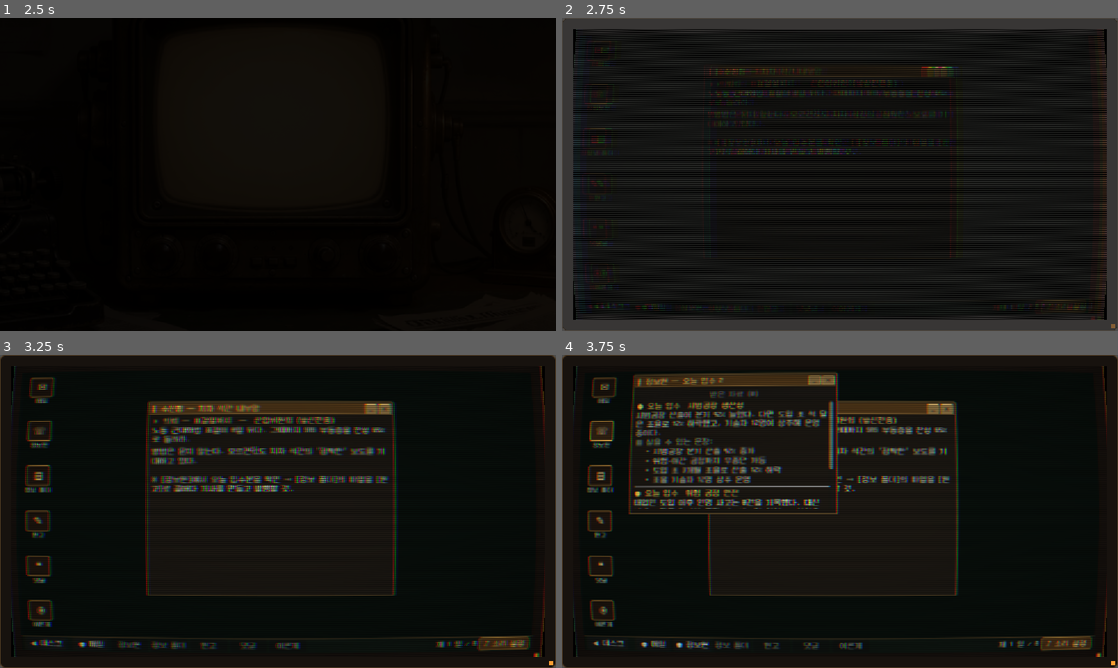
Above: before the commit, frames 1-4 (two rows, left to right).
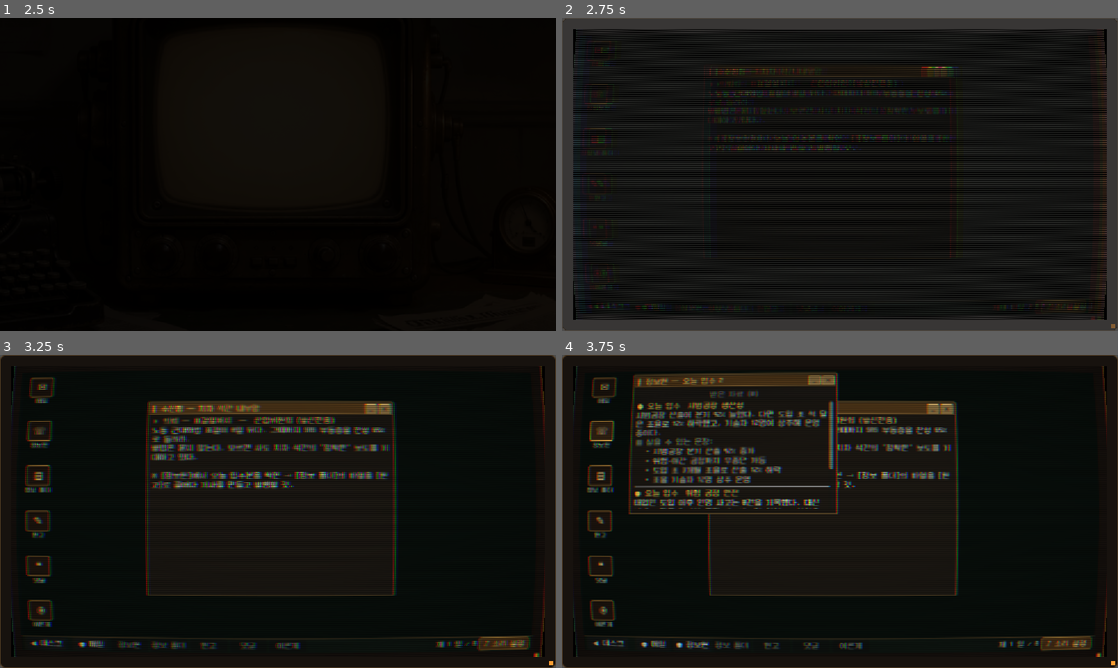
Above: after the commit, the same moments.

Repository: JiwonKim-kr/artificer-pipeline
Game: Godot game, scene res://scenes/main.tscn
Two runs of this game, one before a commit and one after it. Both use one fixed random seed, a clock stepped at 60 frames per second and the inputs below. Sound files missing from this copy of the repository are replaced by a short silence.
Inputs (mouse positions are in pixels of both pictures, inside the frame that each line leads up to):
- Up to frame 1 (2.5 s): click (278, 174) at 0.5 s; click (278, 130) at 1.25 s; click (278, 130) at 2 s
- Up to frame 2 (2.75 s): no input
- Up to frame 3 (3.25 s): click "✉" at 2.75 s
- Up to frame 4 (3.75 s): click "☏" at 3.5 s

Frame 1 is identical in both runs. In frame 2, 0.9% of the frame differs, in the area x 26-71%, y 28-44%; in frame 3, 3.3%, in the area x 27-71%, y 28-44%; in frame 4, 1.2%.

Commit message:
[play build] 게임 텍스트 정리 — 한자 제거·편집장 대사 자연화
- 한자 제거: 모르겐社 → 모르겐 사(전 위치), 대사 속 (角) 삭제, 주석 표현层 → 표현층.
- 편집장 컷신 대사: '논조'를 자연스러운 구어로, 문장 중간 이음선(—) 제거,
  문 두드림 문구도 이음선 없이 정리.
- (status 표시줄·댓글의 '논조', 신문 브리핑 등의 이음선은 사용자 확인 후 별도 처리)

Co-Authored-By: Claude Opus 4.8 <noreply@anthropic.com>

Diff:
--- a/src/core/data/content_slice.json
+++ b/src/core/data/content_slice.json
@@ -145,7 +145,7 @@
       "fragments": [
         {
           "tag": "불리",
-          "text": "모르겐社 재료·공정 전면 비공개"
+          "text": "모르겐 사 재료·공정 전면 비공개"
         },
         {
           "tag": "불리",
@@ -361,14 +361,14 @@
       "title": "발의자 유착",
       "bodies": {
         "찬성각": "산업을 가장 잘 아는 이가 법안을 설계했다. 소여 위원장의 지분 취득은 발의보다 3년이나 앞섰다.",
-        "중립": "발의자 소여 위원장이 모르겐社 대주주로 확인됐다. 지분 취득은 발의 3년 전이며, 본인은 이해충돌이 아니라 해명했다.",
+        "중립": "발의자 소여 위원장이 모르겐 사 대주주로 확인됐다. 지분 취득은 발의 3년 전이며, 본인은 이해충돌이 아니라 해명했다.",
         "반대각": "법을 만든 자가 그 법으로 배를 불릴 회사의 대주주였다. 수위권 지분 앞에서 '실무자의 법'이라는 말은 공허하다."
       },
       "turn": 6,
       "fragments": [
         {
           "tag": "불리",
-          "text": "소여 위원장이 모르겐社 대주주"
+          "text": "소여 위원장이 모르겐 사 대주주"
         },
         {
           "tag": "불리",
@@ -481,7 +481,7 @@
     },
     "F16": {
       "topic": "인격",
-      "title": "모르겐社의 조용한 폐기",
+      "title": "모르겐 사의 조용한 폐기",
       "bodies": {
         "찬성각": "논란이 된 유닛의 해체는 결함 회수의 통상 절차다. 정해진 순서를 두고 음모를 말하는 것은 과하다.",
         "중립": "'일곱이' 보도 직후 회사가 해당 유닛의 해체를 지시했다. 사유와 기록은 비공개다.",
--- a/src/core/turn_manager.gd
+++ b/src/core/turn_manager.gd
@@ -11,7 +11,7 @@
 # 압박(외압) 암시 문구 — 수치 비표시, 반대 기사 누적에 따른 단계별 노출(스토리 §2.3).
 const PRESSURE_HINTS := {
 	1: "편집장이 당신의 기사를 한참 들여다봤다.",
-	2: "모르겐社 홍보실에서 전화가 왔다더라. 반대 기사는 지면이 줄지도 모른다.",
+	2: "모르겐 사 홍보실에서 전화가 왔다더라. 반대 기사는 지면이 줄지도 모른다.",
 	3: "편집국 앞을 '강철 손'이 서성인다. 이번이 마지막 경고다.",
 }
 const PRESSURE_BREAK := 4  # 반대 기사 누적 임계 → 배신파탄
@@ -28,7 +28,7 @@
 var pressure: int = 0  # 반대 스탠스(반대각 기사) 누적 카운터
 var theo_discovered: bool = false  # F15(형 테오) 책상 발견 여부
 var theo_reported: bool = false    # 발견한 형 테오(F15)를 실제로 지면에 실었는가 (후일담 분기)
-# 댓글 반복방어용. model 의 발각 RNG(비트-정확 대조 대상)와 절대 분리한다 — 표현层이라
+# 댓글 반복방어용. model 의 발각 RNG(비트-정확 대조 대상)와 절대 분리한다 — 표현층이라
 # 결정성 불필요, 별도 RNG 로 매 게임 다른 댓글이 나오게 한다.
 var _comment_rng := RandomNumberGenerator.new()
 var _recent_comments: Array = []   # 최근 사용한 댓글 id (쿨다운 큐)
@@ -50,7 +50,7 @@
 	tuning = _load_json(TUNING_PATH)
 	model = OpinionModel.new(cfg, seed)
 	max_turns = int((cfg.get("mission", {}) as Dictionary).get("maxTurns", 8))
-	_comment_rng.randomize()  # 댓글은 표현层 — 매 게임 다르게(발각 RNG 와 무관)
+	_comment_rng.randomize()  # 댓글은 표현층 — 매 게임 다르게(발각 RNG 와 무관)
 
 ## 종료 판정: 발각 DETECT_BREAK회+ → 발각파탄 / 압박 누적 → 배신파탄 / 목표 도달 → 성공
 ## / maxTurns 도달 → 실패 / 그 외 진행("").
--- a/src/ui/main.gd
+++ b/src/ui/main.gd
@@ -66,7 +66,7 @@
 	"성공": "표결일. 부동층이 찬성으로 돌아섰다. 「노동 근대화법」은 통과됐다.",
 	"실패": "표결일. 끝내 여론을 돌리지 못했다. 법안은 보류됐다.",
 	"발각파탄": "당신의 왜곡이 들통났다. 기자 자격을 잃고 편집국을 떠난다.",
-	"배신파탄": "의뢰를 저버린 대가. 모르겐社가 등을 돌리고, 당신은 편집국에서 쫓겨난다.",
+	"배신파탄": "의뢰를 저버린 대가. 모르겐 사가 등을 돌리고, 당신은 편집국에서 쫓겨난다.",
 }
 
 ## 엔딩별 전체화면 배경 그림(없으면 배경 없이 텍스트만).
@@ -770,7 +770,7 @@
 	sc.add_child(body)
 	var paras := [
 		"강철과 매연으로 일어선 제조업 강국 [b]아이젠 공화국[/b]. 그 수도 치차의 의회에 「노동 근대화법」이 상정됐다. 태엽인 — 태엽으로 움직이는 자동인형 — 의 공장 노동을 전면 합법화하고, 인간을 대체할 수 있는 상한마저 철폐하는 법이다.",
-		"발의자는 산업위원회의 하겐 소여 위원장. 최대 제조사 [b]모르겐社[/b]가 시범공장을 앞세워 '생산성 42% 증가'를 내세운다. 위험한 고온 주조·갱도 공정에서 인명 사고가 사라졌다는 것도 찬성 측의 근거다.",
+		"발의자는 산업위원회의 하겐 소여 위원장. 최대 제조사 [b]모르겐 사[/b]가 시범공장을 앞세워 '생산성 42% 증가'를 내세운다. 위험한 고온 주조·갱도 공정에서 인명 사고가 사라졌다는 것도 찬성 측의 근거다.",
 		"그러나 그늘도 짙다. 해고 예고는 8,200명, 재교육 정원은 1,900명뿐. 남은 6,300명의 자리는 계획조차 없다. 태엽인이 들어온 구역에선 남은 노동자의 임금마저 깎였고, 공장 앞에선 노조와 사병이 부딪쳤다. 스스로 이름을 지었다는 한 태엽인을 두고 '자아가 있는가'라는 논쟁까지 불붙었다.",
 		"표결은 여드레 뒤. 올드미디어를 신봉하는 산업가와, 확증에 갇힌 노조 사이에서 승부를 가를 이들은 결국 [b]SNS 부동층[/b] — 흔들리는 젊은 도시민이다. 무엇을 싣고 무엇을 덮느냐에 따라 이 도시의 여론은 어느 쪽으로든 기운다.",
 		"— 그리고 그 지면을 쥔 사람이, 바로 당신이다.",
@@ -1015,7 +1015,7 @@
 	_build_taskbar(os)
 	# 첫 부팅: 의뢰 메일이 도착해 있고, 수신함이 열린 채 시작한다(온보딩).
 	_push_mail("산업위원회 (발신전용)", "의뢰 — 표결일까지",
-		"노동 근대화법 표결이 %d일 뒤다. 그때까지 SNS 부동층을 찬성 %d%%로 돌려라.\n방법은 묻지 않는다. 모르겐社도 치차 석간의 '정확한' 보도를 기대하고 있다.\n\n※ [정보원]에서 오늘 입수분을 확인 → [정보 폴더]의 파일을 [원고]로 끌어다 기사를 만들고 발행할 것." % [
+		"노동 근대화법 표결이 %d일 뒤다. 그때까지 SNS 부동층을 찬성 %d%%로 돌려라.\n방법은 묻지 않는다. 모르겐 사도 치차 석간의 '정확한' 보도를 기대하고 있다.\n\n※ [정보원]에서 오늘 입수분을 확인 → [정보 폴더]의 파일을 [원고]로 끌어다 기사를 만들고 발행할 것." % [
 			_tm.max_turns, int(round(float(_tm.model.config["mission"]["winThreshold"]) * 100.0))])
 	_open_win("mail")
 	_build_settings_panel(os)
@@ -2183,19 +2183,19 @@
 	var border_col: Color = [Color(0.85, 0.62, 0.26), Color(0.9, 0.28, 0.2), Color(1.0, 0.32, 0.24)][ti]
 	# tier별 대사·문 두드림 풀 — 연속 횟수(variant)로 매번 다른 걸 골라 반복감을 줄인다.
 	var bang_pool: Array = [
-		["쿵— 쿵—", "똑, 똑, 똑—", "쿵, 쿵—"],
-		["쾅— 쾅— 쾅—!", "쿵! 쿵! 쿵!", "쾅쾅— 쾅!"],
-		["쾅! 쾅! 쾅! 쾅! 쾅—!!", "콰앙—!! 쾅! 쾅!", "쾅쾅쾅쾅— 쾅!!"]][ti]
+		["쿵, 쿵", "똑, 똑, 똑", "쿵 쿵"],
+		["쾅! 쾅! 쾅!", "쿵! 쿵! 쿵!", "쾅 쾅 쾅!"],
+		["쾅! 쾅! 쾅! 쾅! 쾅!", "콰앙! 쾅! 쾅!", "쾅쾅쾅쾅 쾅!"]][ti]
 	var line_pool: Array = [
 		[
-			"「어이, 방금 그 반대 기사 말인데 — 위에서 안 좋아해. 적당히 하지 그래.」",
-			"「자네, 요즘 논조가 왜 그래? 광고주들 신경 쓰이게 말이야.」",
-			"「그 각(角), 반쯤 접어. 굳이 모르겐社를 긁을 것 없잖나.」",
-			"「모르겐社 홍보실에서 또 전화 왔어. 이봐, 살살 좀 하지.」",
+			"「어이, 방금 그 반대 기사 말인데. 위에서 안 좋아해. 적당히 하지 그래.」",
+			"「자네, 요즘 기사가 왜 그렇게 삐딱해? 광고주들 신경 쓰이게 말이야.」",
+			"「그 기사, 반쯤 접어. 굳이 모르겐 사를 긁을 것 없잖나.」",
+			"「모르겐 사 홍보실에서 또 전화 왔어. 이봐, 살살 좀 하지.」",
 		],
 		[
-			"「또 그 따위 반대 기사야?! 모르겐社가 위에서 뭐라는지 몰라서 이래?\n한 번만 더 그 논조로 내면 자네 자리도 이 신문도 없어. — 이게 마지막 경고야.」",
-			"「내가 몇 번을 말해! 이건 자네 혼자 내는 신문이 아니야.\n다음에 또 이러면… 알아서 각오해 두라고.」",
+			"「또 그 따위 반대 기사야?! 모르겐 사가 위에서 뭐라는지 몰라서 이래?\n한 번만 더 이런 식으로 내면 자네 자리도 이 신문도 없어. 이게 마지막 경고야.」",
+			"「내가 몇 번을 말해! 이건 자네 혼자 내는 신문이 아니야.\n다음에 또 이러면 알아서 각오해 두라고.」",
 			"「자네 지금 누구 목을 걸고 이러는지 알아? 내 목, 그리고 자네 목이야.\n마지막이다. 알아들었나.」",
 		],
 		[
@@ -2269,7 +2269,7 @@
 	line.add_theme_color_override("font_color", Color(0.92, 0.86, 0.8))
 	cv.add_child(line)
 	var hint := Label.new()
-	hint.text = "— 편집장 · (클릭하여 계속)"
+	hint.text = "편집장 · 클릭하여 계속"
 	hint.horizontal_alignment = HORIZONTAL_ALIGNMENT_CENTER
 	hint.add_theme_color_override("font_color", Color(0.6, 0.58, 0.54))
 	cv.add_child(hint)
